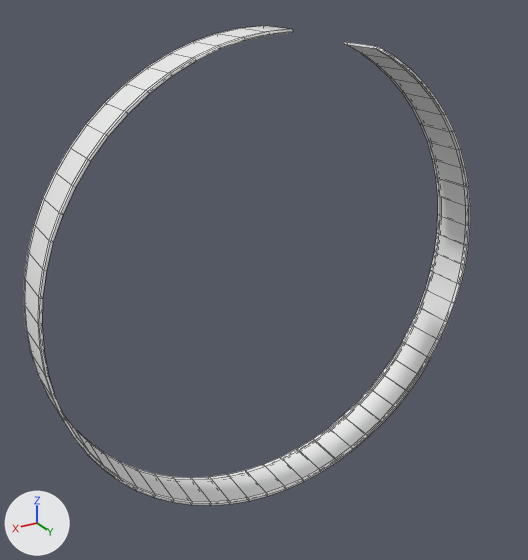
What one commit did to the FBX model Assets/Meshes/Notes/NormalNote/NormalNote15.fbx.
Rendered twice from a 50 mm camera at (1.464, 2.346, 1.193) aimed at (0.077, 0.035, 0.037). Lighting does not change. The marker at lower left points along +X, +Y and +Z. Mesh edges are drawn as thin lines.

In view in the first picture: 'NormalNote15'.
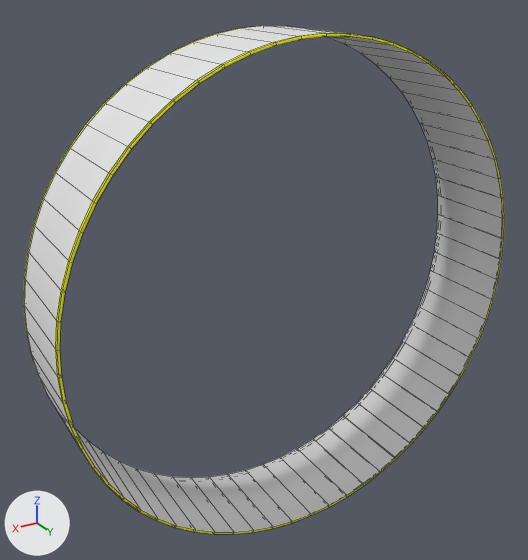
The newer file is also turned or shifted as a whole; pictures and numbers use the older file's frame.

Changed parts and their boxes (x1, y1, x2, y2) in the pictures (528 x 560 px; the box of a moved part takes in the faces that stretch with it):
'NormalNote15', reshaped (8% wider): before (24, 26, 470, 506); after (24, 26, 504, 534)
part 1 of me_cylinder_034, moved or reshaped: before (38, 29, 470, 506); after (55, 26, 413, 448)
part 2 of me_cylinder_034, recoloured: before (25, 26, 287, 415); after (25, 26, 321, 446)
part 3 of me_cylinder_034, recoloured: before (64, 45, 466, 501); after (57, 34, 504, 534)
part 4 of me_cylinder_034, recoloured: before (66, 44, 440, 480); after (75, 44, 503, 532)
part 5 of me_cylinder_034, recoloured (white to yellow): (24, 26, 258, 385) in both

What changed in the scene script:
```text
Add mat_mat_tmp0:
    mat_mat_tmp0 = principled_material('Mat_tmp0')
    mat_mat_tmp0.base_color = (0.8, 0.8, 0.8)  # white #e7e7e7
Add mat_mat_tmp1:
    mat_mat_tmp1 = principled_material('Mat_tmp1')
    mat_mat_tmp1.base_color = (1.0, 1.0, 0.0)  # yellow #ffff00
Change me_cylinder_034:
    used by ob_normalnote15; location = (0.0, 0.0, 0.0)
    remove me_cylinder_034.from_pydata(...)  # 488 vertices, 486 faces; spans x -0.99..0.99, y -0.1..0.1, z -0.99..0.99
    add me_cylinder_034.from_pydata(...)  # 384 vertices, 384 faces; spans x -0.99..0.99, y -0.1..0.3, z -0.99..0.99
    me_cylinder_034 part 1: 183 vertices moved from x -0.99..0.99, y -0.08..0.08, z -0.99..0.99 to x -0.99..0.99, y 0.29..0.3, z -0.99..0.99; 122 vertices removed from x -0.99..0.99, y 0.1, z -0.99..0.99; 18 vertices added at x -0.29..-0.1, y -0.1..0.3, z 0.94..0.99
    me_cylinder_034 part 2: 60 faces spanning x -0.99..0.99, y -0.09..0.29, z -0.99..0.99 switch from mat_mat_normalnote (white #ffffff) to mat_mat_tmp0 (white #e7e7e7)
    me_cylinder_034 part 3: 60 faces spanning x -0.99..0.99, y 0.3, z -0.99..0.99 switch from mat_mat_normalnote (white #ffffff) to mat_mat_tmp1 (yellow #ffff00)
    me_cylinder_034 part 4: 60 faces spanning x -0.98..0.98, y -0.1..0.3, z -0.98..0.98 switch from mat_mat_normalnoteedge (white #ffffff) to mat_mat_tmp0 (white #e7e7e7)
    me_cylinder_034 part 5: 120 faces spanning x -0.99..0.99, y -0.1..-0.09, z -0.99..0.99 switch from mat_mat_normalnoteedge (white #ffffff) to mat_mat_tmp1 (yellow #ffff00)
```
